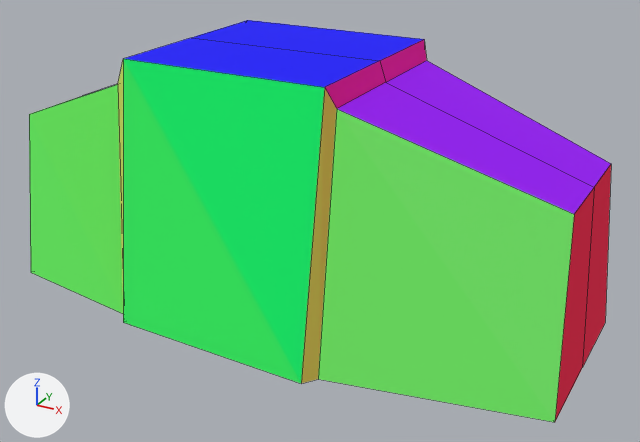
One commit to the Blender file AT-AT/AT-AT.blend: the scene before it, then after it.
One viewpoint serves both versions: a 50 mm camera at (6.16, -7.55, 10.38) aimed at (1.99, 0.02, 6.59). Lighting does not change. The marker at lower left points along +X, +Y and +Z. The first picture is the older version. Mesh edges are drawn as thin lines.

The first picture shows 'Body'.
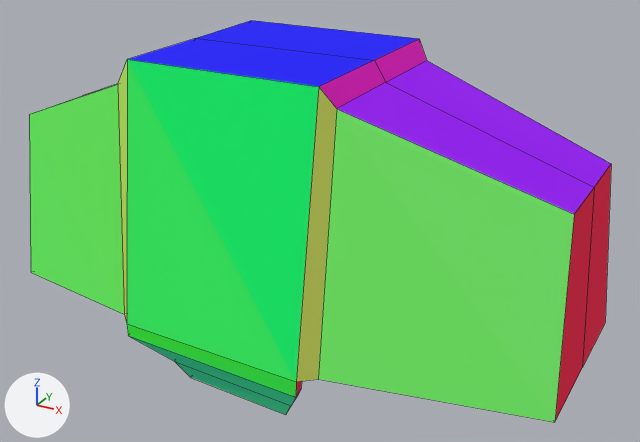
Patch to the scene script:
```diff
--- a/AT-AT/AT-AT.blend.py
+++ b/AT-AT/AT-AT.blend.py
@@ me_cube_001 @@
 # used by ob_body; location = (-0.325, 0.0, 6.6); scale = (0.923, 0.923, 0.923)
 # verts and faces of me_cube_001; kept vertices keep their numbers, new ones are numbered from 32
 # before: 7 (0.85, 0.0, 1.94) at pixel (191, 37), 8 (0.85, -1.18, 1.94) at pixel (123, 58), 9 (0.9, -1.47, -1.0), 10 (3.22, 0.0, 1.94) at pixel (379, 60), 11 (3.22, -1.18, 1.94) at pixel (324, 87)
 # before: 12 (3.17, -1.55, -1.0), 25 (0.85, -1.58, -1.0) at pixel (123, 322), 27 (3.22, -1.66, -1.0) at pixel (301, 383)
-me_cube_001.from_pydata(...)  # 32 vertices, 24 faces; spans x -1.0..5.63, y -1.66..0.0, z -1.0..1.94
+me_cube_001.from_pydata(...)  # 44 vertices, 35 faces; spans x -1.0..5.63, y -1.66..0.0, z -1.63..1.94
+# me_cube_001 part 1
+delete_faces([(9, 12, 27, 25)])
+for i in [10, 11, 27]: verts[i] += (-0.06, 0.0, 0.0)
+verts[7] = (0.91, 0.0, 1.94)  # moved, pixel (195, 38)
+verts[8] = (0.9, -1.18, 1.94)  # moved, pixel (127, 59)
+verts[25] = (0.9, -1.58, -1.0)  # moved, pixel (126, 323)
+verts[32] = (1.48, -1.5, -1.37)  # pixel (174, 361)
+verts[33] = (3.04, -1.55, -1.4)  # pixel (291, 405)
+verts[34] = (2.9, -1.44, -1.63)  # pixel (285, 414)
+for new, old in zip([35, 36, 37], [32, 33, 34]): verts[new] = verts[old] + (0.0, 0.1, 0.05)
+verts[38] = (0.9, -1.57, -1.16)  # pixel (128, 335)
+verts[39] = (3.15, -1.65, -1.2)  # pixel (295, 397)
+verts[40] = (0.9, -1.47, -1.12)
+verts[41] = (3.15, -1.54, -1.15)  # pixel (301, 388)
+verts[42] = (1.61, -1.39, -1.6)  # pixel (190, 377)
+verts[43] = (1.61, -1.29, -1.56)
+faces += [(25, 38, 39, 27), (32, 38, 40, 35), (12, 27, 39, 41), (9, 12, 41, 40), (9, 40, 38, 25), (33, 34, 37, 36)]
+faces += [(32, 33, 39, 38), (33, 36, 41, 39), (35, 40, 41, 36), (35, 36, 37, 43), (32, 35, 43, 42), (32, 42, 34, 33)]
 me_cube_001.materials.append(mat_normals)
```

Where the change shows, as pixel boxes (x1, y1, x2, y2) in the pictures (640 x 442 px):
part 1 of me_cube_001, reshaped: before (118, 20, 427, 383); after (118, 20, 427, 415)
